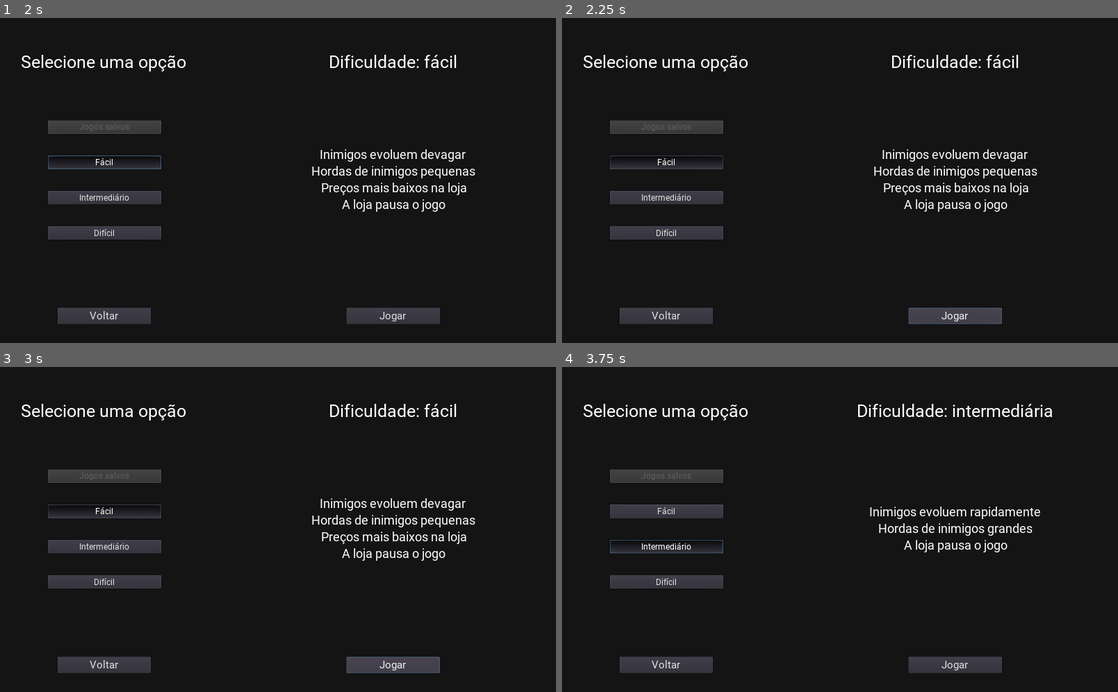
Above: before the commit, frames 1-4 (two rows, left to right).
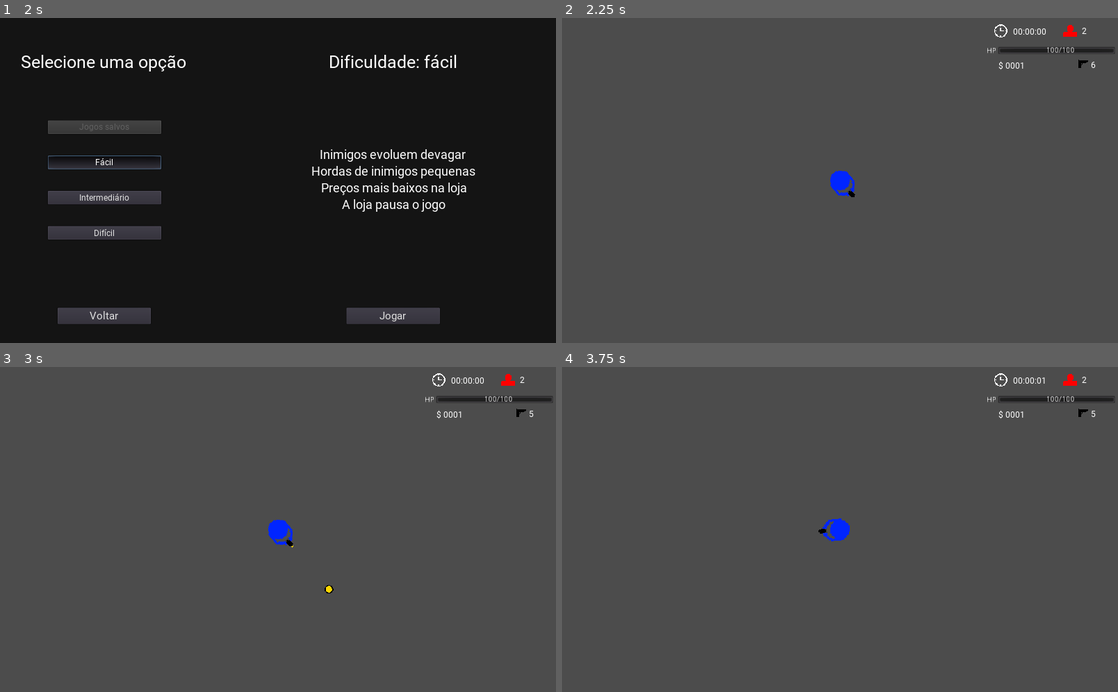
Above: after the commit, the same moments.

Repository: GregorioFornetti/Zigmor
Game: Godot game, scene res://Scenes_and_scripts/Interfaces/Menus/Main_menu.tscn
Same seed, same stepped clock (60 frames per second), same inputs: the game is played once before the commit and once after it.
Inputs (mouse positions are in pixels of both pictures, inside the frame that each line leads up to):
- Up to frame 1 (2 s): click "Jogar" at 0.5 s; click "Fácil" at 1.25 s
- Up to frame 2 (2.25 s): click "Jogar" at 2 s
- Up to frame 3 (3 s): click (394, 666) at 2.75 s, where only the run before the commit has a clickable "Jogar"
- Up to frame 4 (3.75 s): click (667, 545) at 3.5 s, where only the run before the commit has a clickable "Intermediário"

Frame 1 is identical in both runs. In frame 2, 95% of the frame differs, in the area x 0-100%, y 0-100%; in frame 3, 95%; in frame 4, 95%.

Commit message:
adição de alguns efeitos sonoros
- efeitos adicionados: tiro inimigo de shotgun e pistola, tiro do player de pistola, tiro do player acertando inimigos

Diff:
--- a/Scenes_and_scripts/Enemies/Enemy_base.gd
+++ b/Scenes_and_scripts/Enemies/Enemy_base.gd
@@ -5,6 +5,7 @@
 onready var healthbar_timer = $HealthBar_timer
 onready var healthbar = $HealthBar
 onready var collision_shape = $CollisionShape2D.shape
+onready var enemy_hit_sound = preload("res://Sound/Effects/Collisions/enemy-hit.wav")
 
 signal enemy_spawn(enemy)
 signal enemy_died(enemy)
@@ -60,6 +61,7 @@
 func _on_Hurtbox_area_entered(area):
 	var player_bullet = area.get_parent()
 	attributes['health'] -= player_bullet.damage
+	SoundSystem.play_sound_effect(enemy_hit_sound)
 	if attributes['health'] <= 0 and not self.is_queued_for_deletion():
 		die()
 	else:
--- a/Scenes_and_scripts/Enemies/Pistol_enemy.gd
+++ b/Scenes_and_scripts/Enemies/Pistol_enemy.gd
@@ -2,7 +2,7 @@
 
 onready var shoot_animation = $ShootAnimation
 onready var Bullet = preload("res:///Scenes_and_scripts/Bullets/Enemy_pistol_bullet.tscn")
-onready var pistol_sound = preload("res://Sound/Effects/Weapons/enemy-pistol-shoot.wav")
+onready var pistol_shoot_sound = preload("res://Sound/Effects/Weapons/enemy-pistol-shoot.wav")
 var current_rotation
 
 func on_ready():
@@ -18,4 +18,4 @@
 	var bullet = Bullet.instance()
 	bullet.initialize_bullet(weapon_position.global_position, attributes['damage'], global_position.direction_to(Player.global_position))
 	get_parent().add_child(bullet)
-	SoundSystem.play_sound_effect(pistol_sound)
+	SoundSystem.play_sound_effect(pistol_shoot_sound)
--- a/Scenes_and_scripts/Enemies/Shotgun_enemy.gd
+++ b/Scenes_and_scripts/Enemies/Shotgun_enemy.gd
@@ -1,6 +1,7 @@
 extends "res://Scenes_and_scripts/Enemies/Enemy_shooter_chaser.gd"
 
 onready var shoot_animation = $ShootAnimation
+onready var shotgun_shoot_sound = preload("res://Sound/Effects/Weapons/enemy-shotgun-shoot.wav")
 onready var Bullet = preload("res:///Scenes_and_scripts/Bullets/Enemy_shotgun_bullet.tscn")
 export (float) var angle
 export (int) var qnt_bullets
@@ -17,6 +18,7 @@
 
 func shoot():
 	shoot_animation.play("Shoot")
+	SoundSystem.play_sound_effect(shotgun_shoot_sound)
 	for i in range(qnt_bullets):
 		instantiate_bullet(angle / 2 - (angle / (qnt_bullets - 1) * i))
 
--- a/Scenes_and_scripts/Player/Player.gd
+++ b/Scenes_and_scripts/Player/Player.gd
@@ -8,6 +8,7 @@
 onready var Pistol_bullet = preload('res://Scenes_and_scripts/Bullets/Pistol_bullet.tscn')
 onready var Shotgun_bullet = preload("res://Scenes_and_scripts/Bullets/Shotgun_bullet.tscn")
 onready var Sniper_bullet = preload("res://Scenes_and_scripts/Bullets/Sniper_bullet.tscn")
+onready var pistol_shoot_sound = preload("res://Sound/Effects/Weapons/player-pistol-shoot.wav")
 
 enum {PISTOL, SHOTGUN, SNIPER}
 var attributes = {
@@ -139,6 +140,7 @@
 func shoot():
 	var direction = Vector2(0, -1).rotated(rotation)
 	if current_weapon == PISTOL:
+		SoundSystem.play_sound_effect(pistol_shoot_sound)
 		instantiate_bullet(Pistol_bullet, attributes[current_weapon]['damage'], direction)
 	elif current_weapon == SHOTGUN:
 		for i in range(12):
--- a/Scenes_and_scripts/Testing_map.tscn
+++ b/Scenes_and_scripts/Testing_map.tscn
@@ -8,11 +8,6 @@
 
 [node name="Interface" parent="." instance=ExtResource( 1 )]
 
-[node name="Enemies_spawner" parent="." instance=ExtResource( 5 )]
-
 [node name="Player" parent="." instance=ExtResource( 2 )]
 
-[node name="Pistol_enemy" parent="." instance=ExtResource( 3 )]
-position = Vector2( 169.706, 7.07106 )
-collision_layer = 2
-collision_mask = 6
+[node name="Enemies_spawner" parent="." instance=ExtResource( 5 )]
